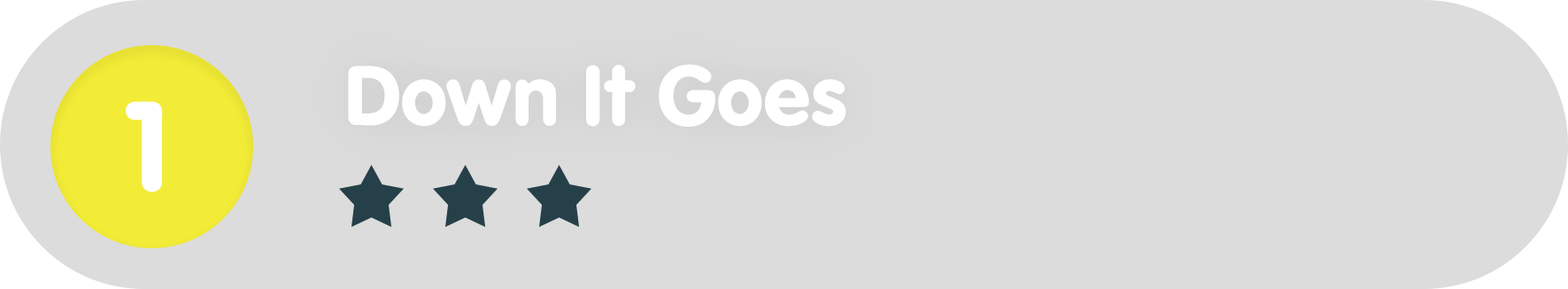
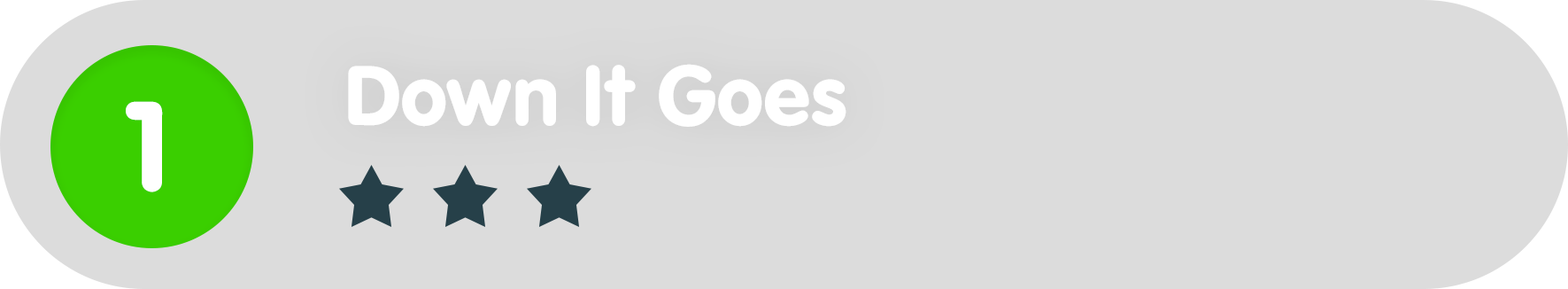
Comparing the layer stacks of the two 1568 x 289 images. Changes:
painted on "Ellipse_green" over [left=50, top=45, right=254, bottom=248]
